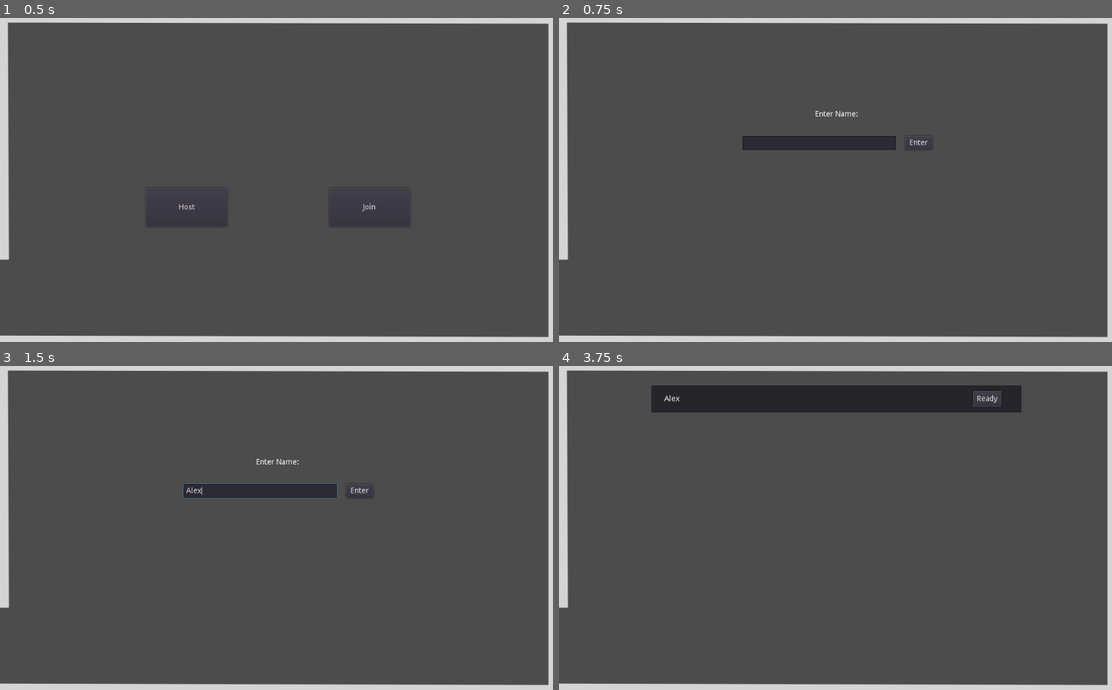
Above: before the commit, frames 1-4 (two rows, left to right).
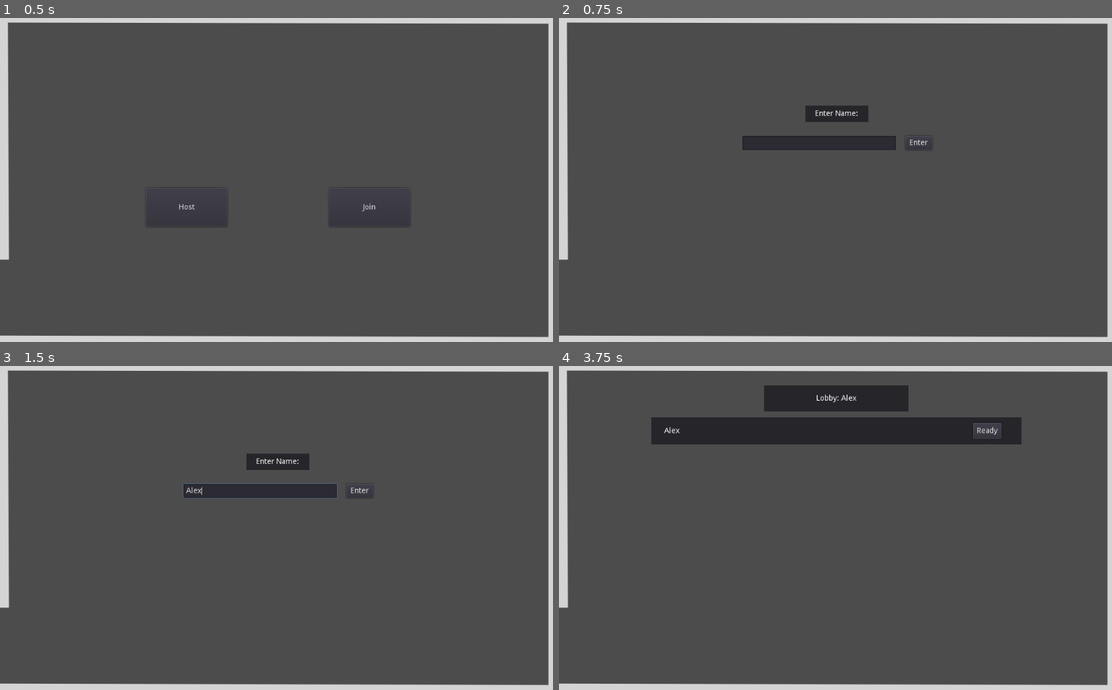
Above: after the commit, the same moments.

Repository: charliedavenport/TopDownShooter
Game: Godot game, scene res://Root/Root.tscn
Same seed, same stepped clock (60 frames per second), same inputs: the game is played once before the commit and once after it.
Inputs (mouse positions are in pixels of both pictures, inside the frame that each line leads up to):
- Up to frame 1 (0.5 s): no input
- Up to frame 2 (0.75 s): click "Host" at 0.5 s
- Up to frame 3 (1.5 s): click (259, 492) at 1.27 s; type "Alex" at 1.35 s
- Up to frame 4 (3.75 s): click "Enter" at 2 s; click (813, 492) at 2.77 s; type "Alex" at 2.85 s; click "Host" at 3.5 s

Frame 1 is identical in both runs. In frame 2, 0.6% of the frame differs, in the area x 44-56%, y 26-33%; in frame 3, 0.6%; in frame 4, 8.7%, in the area x 16-84%, y 5-25%.

Commit message:
basic lobby actually works now

Diff:
--- a/Menu/JoinLobbyList.gd
+++ b/Menu/JoinLobbyScreen.gd
@@ -3,6 +3,8 @@
 signal lobby_selected(lobby)
 
 const lobby_entry_scene = preload("res://Menu/LobbyEntry.tscn")
+
+onready var lobby_list = get_node("JoinLobbyList")
 
 func set_lobbies(lobbies : Array) -> void:
 	for lobby in lobbies:
@@ -10,7 +12,7 @@
 		lobby_entry.lobby = lobby
 		lobby_entry.get_node("Label").text = lobby.name
 		lobby_entry.connect("join_pressed", self, "on_join_pressed")
-		call_deferred("add_child", lobby_entry)
+		lobby_list.call_deferred("add_child", lobby_entry)
 
 func on_join_pressed(lobby) -> void:
 	emit_signal("lobby_selected", lobby)
--- a/Root/LobbyScreen.gd
+++ b/Root/LobbyScreen.gd
@@ -3,6 +3,7 @@
 const playerLobbyPanelScene = preload("res://Menu/PlayerLobbyPanel.tscn")
 
 onready var vbox = get_node("VBoxContainer")
+onready var lobby_name_label = get_node("Panel/LobbyNameLabel")
 
 signal player_ready(name)
 
@@ -13,5 +14,12 @@
 	vbox.add_child(player_panel)
 	player_panel.get_node("Button").connect("pressed", self, "on_btn_pressed", [name])
 
+func clear_players() -> void:
+	for child in vbox.get_children():
+		child.queue_free()
+
 func on_btn_pressed(name) -> void:
 	emit_signal("player_ready", name)
+
+func set_name(name : String) -> void:
+	lobby_name_label.text = "Lobby: %s" % name
--- a/Root/PlayerLobbyPanel.gd
+++ b/Root/PlayerLobbyPanel.gd
@@ -5,3 +5,4 @@
 
 func enable_ready_btn(value : bool) -> void:
 	$Button.disabled = !value
+	$Button.visible = value
--- a/Root/Root.gd
+++ b/Root/Root.gd
@@ -4,22 +4,23 @@
 
 onready var lobby_fetch = GotmLobbyFetch.new()
 onready var host_lobby_entry = get_node("Menu/HostLobbyEntry")
-onready var join_lobby_list = get_node("Menu/JoinLobbyList")
+onready var join_lobby_screen = get_node("Menu/JoinLobbyScreen")
 onready var lobby_screen = get_node("Menu/LobbyScreen")
 onready var name_entry = get_node("Menu/NameEntry")
 onready var host_btn = get_node("Menu/HostBtn")
 onready var join_btn = get_node("Menu/JoinBtn")
 
 var player_info : Dictionary
+var lobby_name : String
 
 var my_info : Dictionary
 
 func _ready():
-	get_tree().connect("network_peer_connected", self, "on_player_connected")
+	#get_tree().connect("network_peer_connected", self, "on_player_connected")
 	host_btn.connect("pressed", self, "on_menu_hostBtn_pressed")
 	join_btn.connect("pressed", self, "on_menu_joinBtn_pressed")
 	host_lobby_entry.hide()
-	join_lobby_list.hide()
+	join_lobby_screen.hide()
 	name_entry.hide()
 	lobby_screen.hide()
 
@@ -41,7 +42,7 @@
 	player_info[1] = my_info
 	name_entry.hide()
 	host_lobby_entry.show()
-	var lobby_name = yield(host_lobby_entry, "text_entered")
+	lobby_name = yield(host_lobby_entry, "text_entered")
 	host_lobby_entry.hide()
 	Gotm.host_lobby(false)
 	Gotm.lobby.hidden = false
@@ -49,9 +50,11 @@
 	var peer = NetworkedMultiplayerENet.new()
 	peer.create_server(PORT)
 	get_tree().set_network_peer(peer)
+#	get_tree().connect("network_peer_connected", self, "on_player_connected")
 	var network_id = get_tree().get_network_unique_id()
 	print("%s hosting " % network_id)
 	lobby_screen.show()
+	lobby_screen.set_name(lobby_name)
 	lobby_screen.add_player(playerName, network_id, true)
 
 func join() -> void:
@@ -64,10 +67,10 @@
 	if lobbies.empty():
 		print("Could not find any lobbies :(")
 		return
-	join_lobby_list.set_lobbies(lobbies)
-	join_lobby_list.show()
-	var lobby : GotmLobby = yield(join_lobby_list, "lobby_selected")
-	join_lobby_list.hide()
+	join_lobby_screen.set_lobbies(lobbies)
+	join_lobby_screen.show()
+	var lobby : GotmLobby = yield(join_lobby_screen, "lobby_selected")
+	join_lobby_screen.hide()
 	print("Joining lobby: %s" % lobby.name)
 	var success = yield(lobby.join(), "completed")
 	if not success:
@@ -78,22 +81,29 @@
 	get_tree().set_network_peer(peer)
 	yield(get_tree(), "connected_to_server")
 	print("connected to server")
-	rpc("register_player", my_info)
+	#rpc("register_player", my_info)
+	rpc_id(1, "submit_player_info", my_info)
+	lobby_screen.show()
 
-func on_player_connected(id) -> void:
-	# inform the client who just connected about the host
-	print("client id %s connected" % id)
-	rpc_id(id, "register_player", my_info)
-	# inform every client about the client who just joined
-	#rpc("register_player", )
+#func on_player_connected(id) -> void: # called on server only
+#	# add player info and sync across all clients
+#	print("client id %s connected" % id)
 
-remote func register_player(info : Dictionary) -> void:
-	var id = get_tree().get_rpc_sender_id()
-	print("%s called register_player on peer %s" % [id, get_tree().get_network_unique_id()])
-	player_info[id] = info
-	print(player_info)
-	update_lobby_screen(info, id)
+remote func submit_player_info(info) -> void: # called on server, from client
+	var client_id = get_tree().get_rpc_sender_id()
+	player_info[client_id] = info
+	rpc("update_player_info", player_info)
+	rpc("set_lobby_name", lobby_name)
 
-func update_lobby_screen(info, id) -> void:
-	var is_local : bool = (id == get_tree().get_network_unique_id())
-	lobby_screen.add_player(info["name"], id, is_local)
+remotesync func set_lobby_name(name : String) -> void:
+	lobby_screen.set_name(name)
+
+remotesync func update_player_info(value : Dictionary) -> void: # called on everyone, from server
+	player_info = value
+	update_lobby_screen()
+
+func update_lobby_screen() -> void:
+	lobby_screen.clear_players()
+	for p_id in player_info.keys():
+		var is_local = (p_id == get_tree().get_network_unique_id())
+		lobby_screen.add_player(player_info[p_id]["name"], p_id, is_local)
--- a/Root/Root.tscn
+++ b/Root/Root.tscn
@@ -2,7 +2,7 @@
 
 [ext_resource path="res://Menu/TextEntry.gd" type="Script" id=1]
 [ext_resource path="res://Root/Root.gd" type="Script" id=2]
-[ext_resource path="res://Menu/JoinLobbyList.gd" type="Script" id=3]
+[ext_resource path="res://Menu/JoinLobbyScreen.gd" type="Script" id=3]
 [ext_resource path="res://Menu/LobbyEntry.tscn" type="PackedScene" id=4]
 [ext_resource path="res://Level/Level.tscn" type="PackedScene" id=5]
 [ext_resource path="res://Menu/PlayerLobbyPanel.tscn" type="PackedScene" id=6]
@@ -33,7 +33,6 @@
 text = "Join"
 
 [node name="HostLobbyEntry" type="Control" parent="Menu"]
-visible = false
 anchor_left = 0.5
 anchor_right = 0.5
 margin_left = -175.0
@@ -61,12 +60,16 @@
 margin_right = 174.0
 text = "Host"
 
-[node name="Label" type="Label" parent="Menu/HostLobbyEntry"]
+[node name="Panel" type="Panel" parent="Menu/HostLobbyEntry"]
 anchor_left = 0.5
 anchor_right = 0.5
-margin_left = -76.0
-margin_right = 76.0
-margin_bottom = 33.0
+margin_left = -71.0
+margin_right = 71.0
+margin_bottom = 30.0
+
+[node name="Label" type="Label" parent="Menu/HostLobbyEntry/Panel"]
+anchor_right = 1.0
+anchor_bottom = 1.0
 text = "Enter Lobby Name:"
 align = 1
 valign = 1
@@ -102,31 +105,56 @@
 margin_right = 176.0
 text = "Enter"
 
-[node name="Label" type="Label" parent="Menu/NameEntry"]
+[node name="Panel" type="Panel" parent="Menu/NameEntry"]
 anchor_left = 0.5
 anchor_right = 0.5
-margin_left = -76.0
-margin_right = 76.0
-margin_bottom = 33.0
+margin_left = -58.0
+margin_right = 58.0
+margin_bottom = 30.0
+
+[node name="Label" type="Label" parent="Menu/NameEntry/Panel"]
+anchor_right = 1.0
+anchor_bottom = 1.0
 text = "Enter Name:"
 align = 1
 valign = 1
 
-[node name="JoinLobbyList" type="VBoxContainer" parent="Menu"]
+[node name="JoinLobbyScreen" type="Control" parent="Menu"]
 anchor_left = 0.5
 anchor_top = 0.5
 anchor_right = 0.5
 anchor_bottom = 0.5
-margin_left = -243.0
-margin_top = -241.0
-margin_right = 243.0
-margin_bottom = 241.0
+margin_left = -331.0
+margin_top = -234.0
+margin_right = 331.0
+margin_bottom = 234.0
 script = ExtResource( 3 )
 
-[node name="LobbyEntry" parent="Menu/JoinLobbyList" instance=ExtResource( 4 )]
+[node name="Panel" type="Panel" parent="Menu/JoinLobbyScreen"]
+anchor_left = 0.5
+anchor_right = 0.5
+margin_left = -97.0
+margin_right = 97.0
+margin_bottom = 40.0
+
+[node name="Label" type="Label" parent="Menu/JoinLobbyScreen/Panel"]
+anchor_right = 1.0
+anchor_bottom = 1.0
+text = "Lobbies:"
+align = 1
+valign = 1
+
+[node name="JoinLobbyList" type="VBoxContainer" parent="Menu/JoinLobbyScreen"]
+anchor_right = 1.0
+anchor_bottom = 1.0
+margin_top = 70.0
+
+[node name="LobbyEntry" parent="Menu/JoinLobbyScreen/JoinLobbyList" instance=ExtResource( 4 )]
 visible = false
+margin_right = 662.0
 
 [node name="LobbyScreen" type="Control" parent="Menu"]
+visible = false
 anchor_right = 1.0
 anchor_bottom = 1.0
 margin_left = 170.0
@@ -135,9 +163,30 @@
 margin_bottom = -36.0
 script = ExtResource( 7 )
 
+[node name="Panel" type="Panel" parent="Menu/LobbyScreen"]
+anchor_left = 0.5
+anchor_right = 0.5
+margin_left = -133.0
+margin_right = 133.0
+margin_bottom = 48.0
+
+[node name="LobbyNameLabel" type="Label" parent="Menu/LobbyScreen/Panel"]
+anchor_left = 0.5
+anchor_top = 0.5
+anchor_right = 0.5
+anchor_bottom = 0.5
+margin_left = -149.0
+margin_top = -24.0
+margin_right = 149.0
+margin_bottom = 24.0
+text = "Lobby Name"
+align = 1
+valign = 1
+
 [node name="VBoxContainer" type="VBoxContainer" parent="Menu/LobbyScreen"]
 anchor_right = 1.0
 anchor_bottom = 1.0
+margin_top = 59.0
 
 [node name="PlayerLobbyPanel" parent="Menu/LobbyScreen/VBoxContainer" instance=ExtResource( 6 )]
 visible = false
